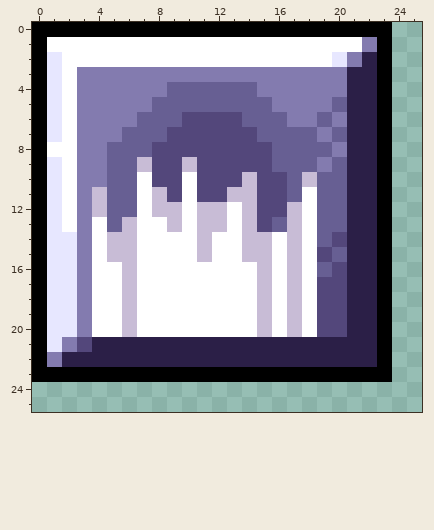
Edited in one commit: pixel-art sprite (web/public/assets/skill-icons/WZ_METEOR.png). Above is the file before it was changed.
The file is 26x26 pixels.
After:
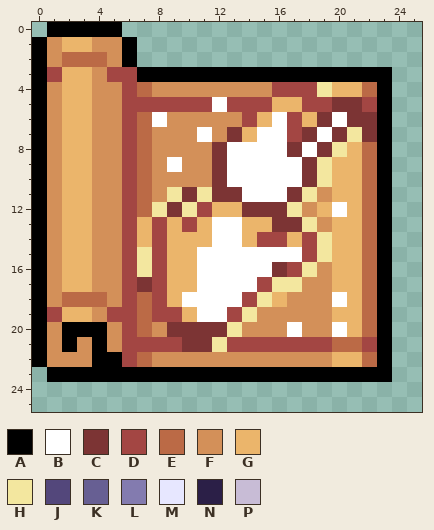
Palette (. is transparent): A #000000  B #ffffff  C #7c3434  D #a34643  E #bb6a46  F #d39059  G #ebb56b  H #f3e79f  J #53477b  K #675f93  L #837baf  M #e7e7ff  N #2b1f47  P #c8bcd6
Difference:
@@ x 0..25 @@
- 0 AAAAAAAAAAAAAAAAAAAAAAAA..
- 1 ABBBBBBBBBBBBBBBBBBBBBLA..
- 2 AMBBBBBBBBBBBBBBBBBBMLNA..
- 3 AMBLLLLLLLLLLLLLLLLLLNNA..
- 4 AMBLLLLLLKKKKKKLLLLLLNNA..
- 5 AMBLLLLLKKKKKKKKLLLLKNNA..
- 6 AMBLLLLKKKJJJJKKKLLKLNNA..
- 7 AMBLLLKKKJJJJJJKKKKLKNNA..
- 8 ABBLLKKKJJJJJJJJKKKKLNNA..
- 9 AMBLLKKPJJPJJJJJKKKLKNNA..
-10 AMBLLKKBJJBJJJPJJKPKKNNA..
-11 AMBLPKKBPJBJJPPJJKBKKNNA..
-12 AMBLPKKBPPBPPBPJJPBKKNNA..
-13 AMBLBKPBBPBPPBPJKPBKKNNA..
-14 AMMLBPPBBBBPBBPPBPBKJNNA..
-15 AMMLBPPBBBBPBBPPBPBJKNNA..
-16 AMMLBBPBBBBBBBBPBPBKJNNA..
-17 AMMLBBPBBBBBBBBPBPBJJNNA..
-18 AMMLBBPBBBBBBBBPBPBJJNNA..
-19 AMMLBBPBBBBBBBBPBPBJJNNA..
-20 AMMLBBPBBBBBBBBPBPBJJNNA..
-21 AMLJNNNNNNNNNNNNNNNNNNNA..
-22 ALNNNNNNNNNNNNNNNNNNNNNA..
-23 AAAAAAAAAAAAAAAAAAAAAAAA..
+ 0 .AAAAA....................
+ 1 AFGGFFA...................
+ 2 AFEEEFA...................
+ 3 ADGGFDDAAAAAAAAAAAAAAAAA..
+ 4 AFGGFFDEFFFFFFFFDDDHGGEA..
+ 5 AFGGFFDDDDDDBDDDGGDDCCDA..
+ 6 AFGGFFDEBFFFFFDGBDGCBCCA..
+ 7 AFGGFFDEFFFBFCGBBDCBCHCA..
+ 8 AFGGFFDEFFFFCBBBBCBCHGEA..
+ 9 AFGGFFDEFBFFCBBBBBCHGGEA..
+10 AFGGFFDEFFFFCBBBBBCHGGEA..
+11 AFGGFFDEFHCHCCBBBCHFGGEA..
+12 AFGGFFDEHCHDGGCCCHFGBGEA..
+13 AFGGFFDGDGDGBBGGCCHFGGEA..
+14 AFGGFFDGDGGGBBGDDGDHGGEA..
+15 AFGGFFDHDGGBBBBBBBDHGGEA..
+16 AFGGFFDHDGGBBBBBCDHFGGEA..
+17 AFGGFFDCDGGBBBBDHHFFGGEA..
+18 AFEEEFDEDGBBBBDHGFFFBGEA..
+19 ADGGFDDEDDGBBDHFFFFFGGEA..
+20 AFAAAFDEFCCCCHFFFBFFBGEA..
+21 AFAFAFDDDDCCHDDDDDDDEEDA..
+22 AFFFAADEFFFFFFFFFFFFGGEA..
+23 .AAAAAAAAAAAAAAAAAAAAAAA..
 24 ..........................
Changed places in both pictures, as pixel boxes (x1, y1, x2, y2):
changed: (32, 22, 392, 382)
